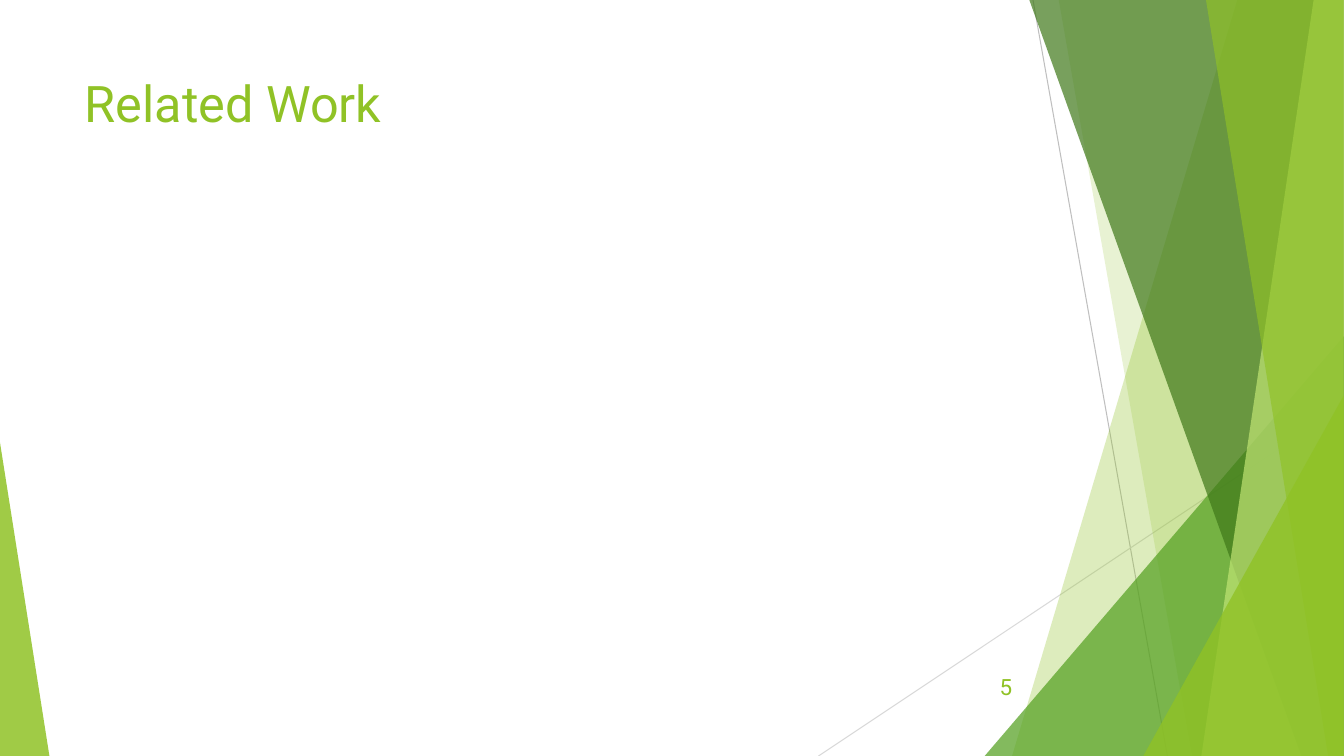
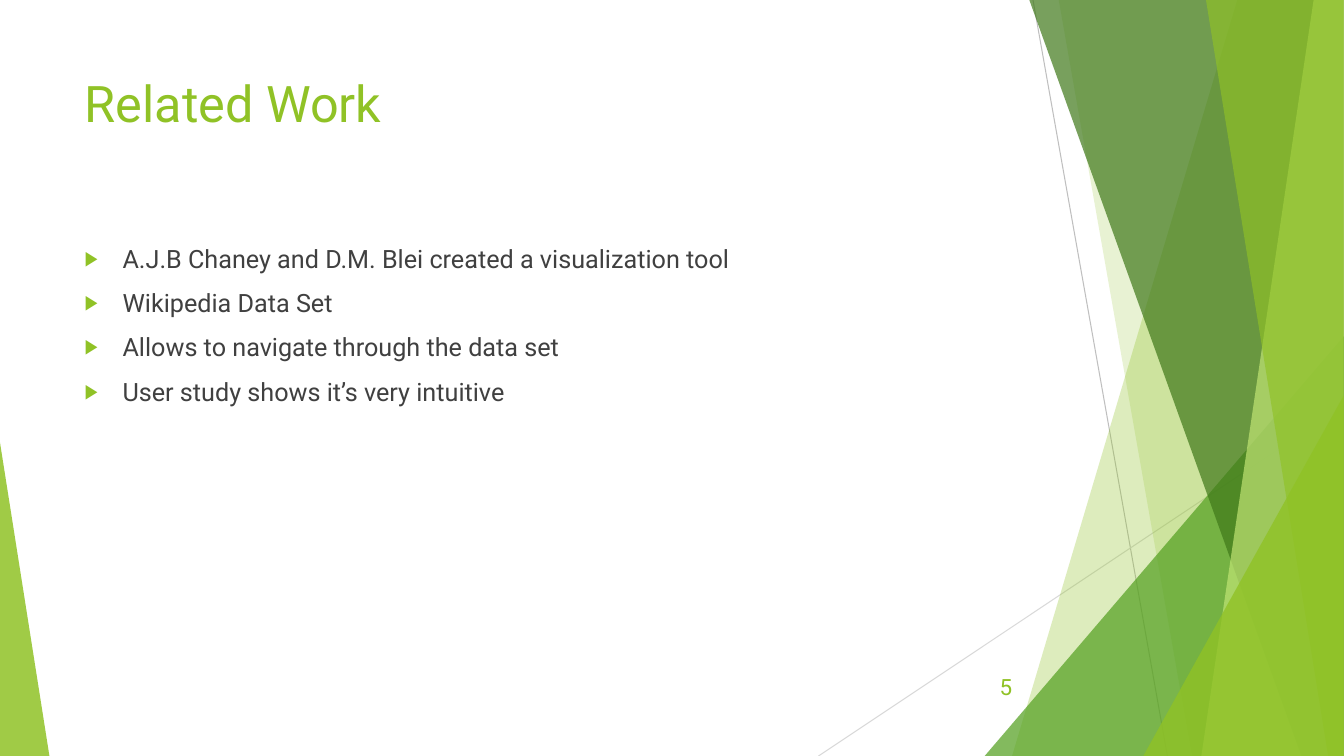
Before and after one commit to jeff2018/KnowledgeDiscoveryVisualization, a slide deck: slide 5 of Topic Model Visualization.pptx. Drawn at 1344x756 pixels with LibreOffice and Linux fonts; fonts in the diff are those of the drawing. Boxes give left, top, right and bottom in pixels: in the first picture for what was removed or moved away, otherwise in the second. Text is boxed around its words. In the diff, an @@ line names an element or a change of style, - is before the commit and + after.

```diff
--- a/Topic Model Visualization.pptx
+++ b/Topic Model Visualization.pptx
@@ text added at (x1=123, y1=249, x2=729, y2=407), 18 pt, text #404040 @@
+▶ A.J.B Chaney and D.M. Blei created a visualization tool
+▶ Wikipedia Data Set
+▶ Allows to navigate through the data set
+▶ User study shows it’s very intuitive
```
Also in this commit, not shown: 3 other slides changed, 2 slides added, 1 slide removed.
